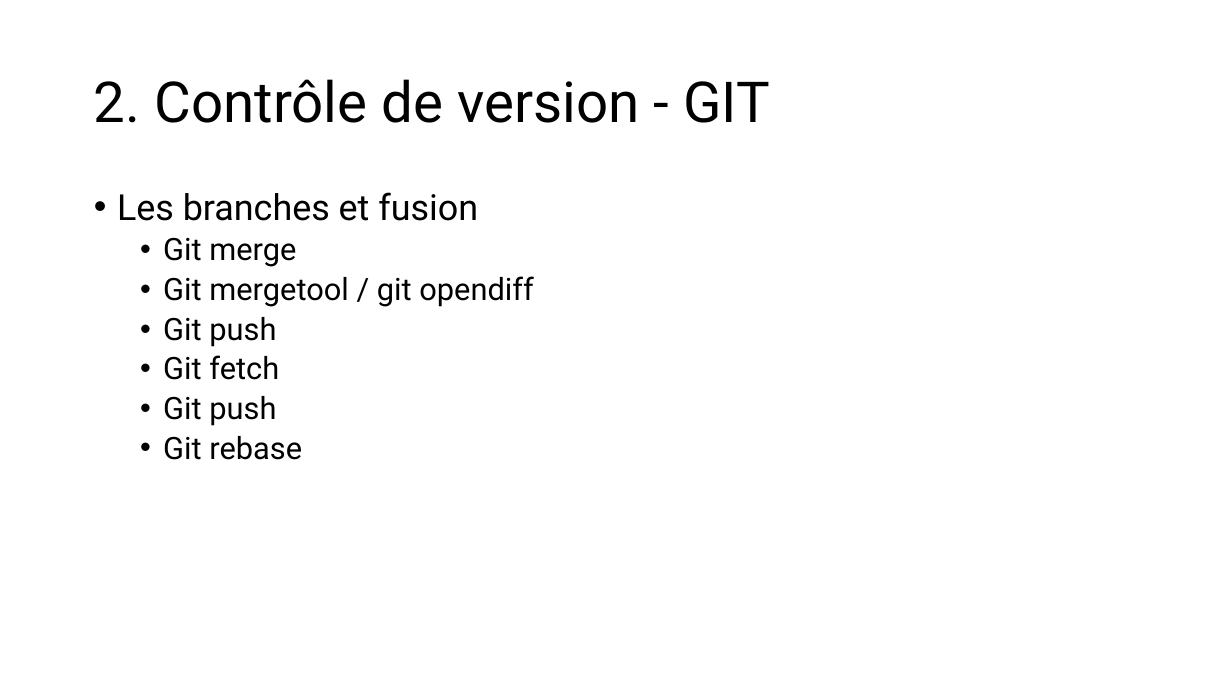
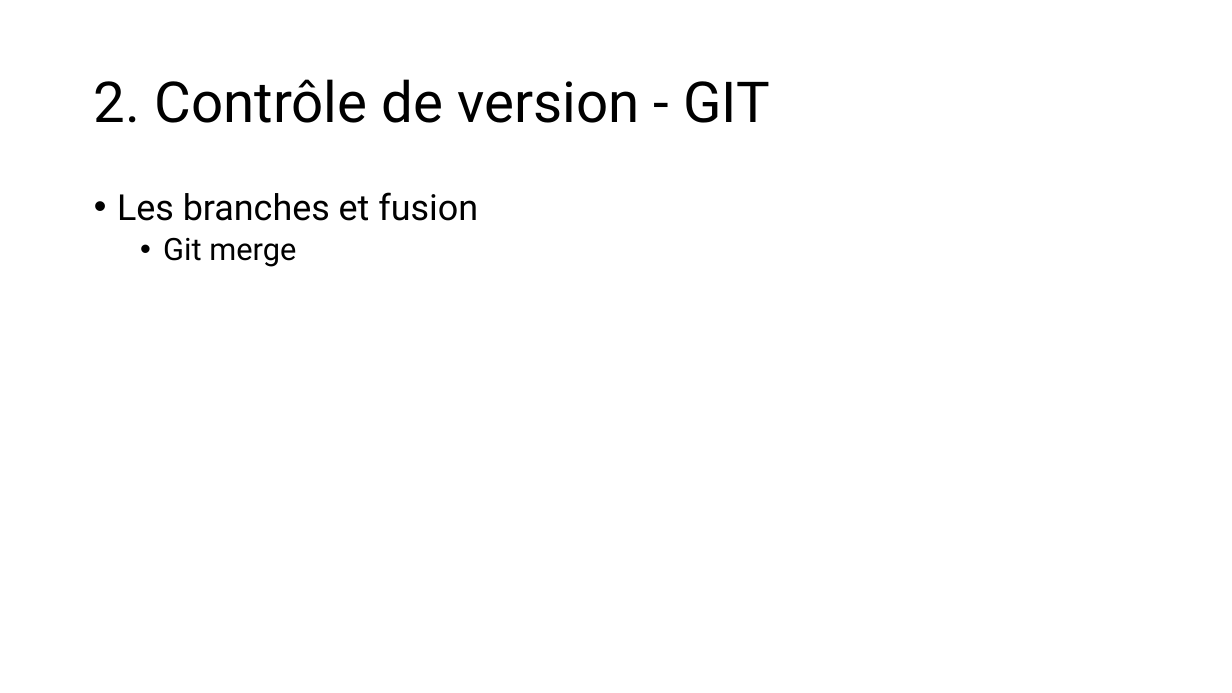
Before and after one commit to LJKhnor/Chapitre-4, a slide deck: slide 26 of Chapitre 4.pptx (slide 23 before the commit). Drawn at 1232x693 pixels with LibreOffice and Linux fonts; fonts in the diff are those of the drawing. Boxes give left, top, right and bottom in pixels: in the first picture for what was removed or moved away, otherwise in the second. Text is boxed around its words. In the diff, an @@ line names an element or a change of style, - is before the commit and + after.

```diff
--- a/Chapitre 4.pptx
+++ b/Chapitre 4.pptx
@@ text at box(163, 276, 533, 460): paragraphs removed @@
-  • Git mergetool / git opendiff
-  • Git push
-  • Git fetch
-  • Git push
-  • Git rebase
```
Also in this commit, not shown: 3 other slides changed, 8 slides added.
